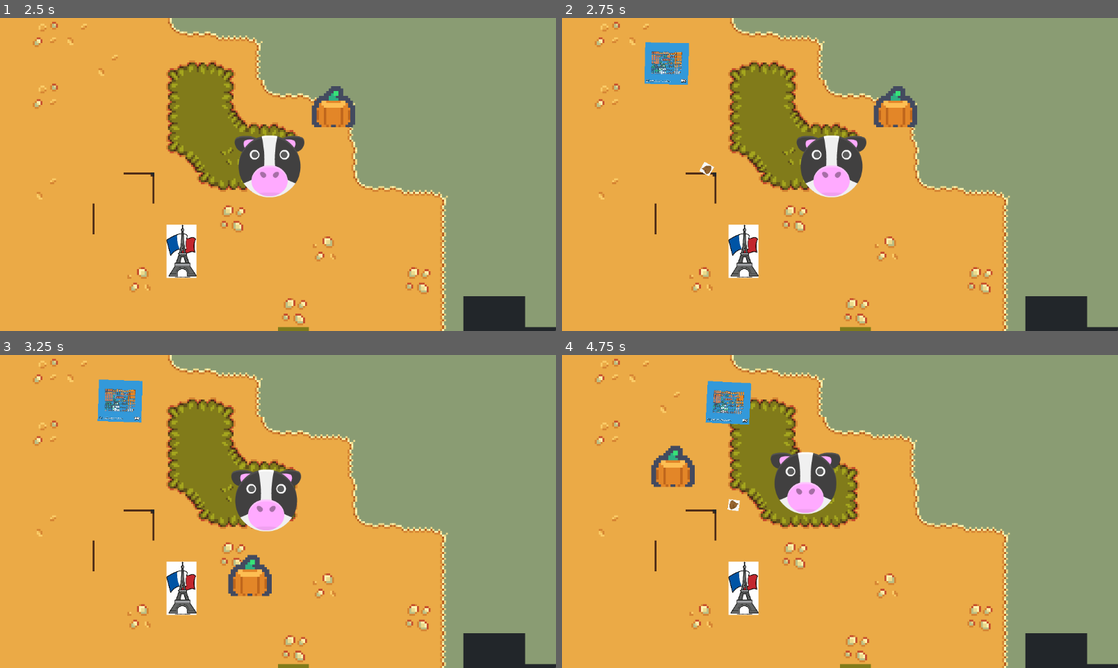
Above: before the commit, frames 1-4 (two rows, left to right).
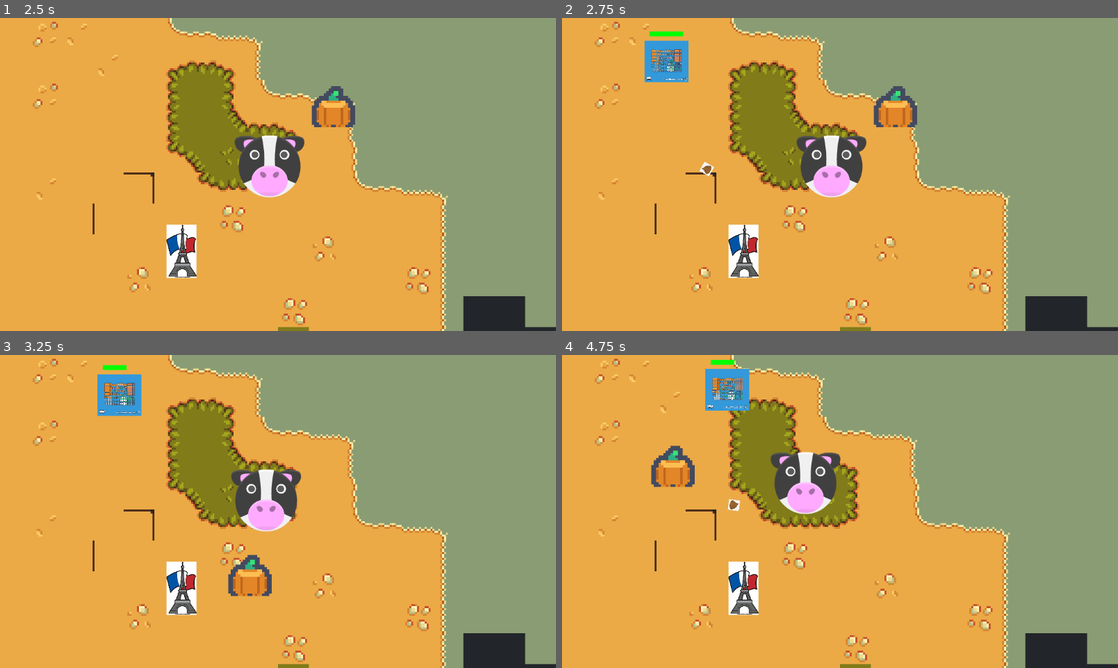
Above: after the commit, the same moments.

Repository: goessm/magic-poop
Game: Godot game, scene res://poop_game.tscn
Two runs of this game, one before a commit and one after it. Both use one fixed random seed, a clock stepped at 60 frames per second and the inputs below.
Inputs (mouse positions are in pixels of both pictures, inside the frame that each line leads up to):
- Up to frame 1 (2.5 s): tap Enter at 0.5 s; move the mouse to (400, 158) at 0.52 s; move the mouse to (166, 190) at 1.27 s; move the mouse to (333, 105) at 2.02 s
- Up to frame 2 (2.75 s): no input
- Up to frame 3 (3.25 s): move the mouse to (250, 574) at 2.77 s
- Up to frame 4 (4.75 s): move the mouse to (1006, 558) at 3.52 s; move the mouse to (673, 464) at 4.27 s

Frame 1 is identical in both runs. In frame 2, 0.7% of the frame differs, in the area x 14-23%, y 4-22%; in frame 3, 0.9%; in frame 4, 1.3%, in the area x 25-34%, y 1-50%.

Commit message:
healthbar

Diff:
--- a/TowerScene/Entities/enemy.gd
+++ b/TowerScene/Entities/enemy.gd
@@ -6,6 +6,7 @@
 @export var health: Health
 @export var path_follow: PathFollow2D
 @export var sprite: Sprite2D
+@export var health_bar: ProgressBar
 
 var _dead = false
 
@@ -19,16 +20,19 @@
 func _process(delta):
 	#position.x += 0.9
 	path_follow.progress += 64.0 * delta
+	var last_pos = position
 	position = path_follow.position
-	rotation = path_follow.rotation
+	sprite.flip_h = position.x >= last_pos.x
+	#rotation = path_follow.rotation
 	pass
 
 func hit(projectile: Projectile, damage: int):
 	health.takeDamage(damage)
 
-func _on_health_changed(obj, health):
-	print("_on_health_changed ", obj, health)
-	if health <= 0:
+func _on_health_changed(obj, val):
+	print("_on_health_changed ", obj, val, ", ", health.max_health)
+	health_bar.set_value_no_signal(100 * val / health.max_health)
+	if val <= 0:
 		_dead = true
 		emit_signal("died", self)
 		queue_free()
--- a/TowerScene/Entities/enemy.tscn
+++ b/TowerScene/Entities/enemy.tscn
@@ -9,15 +9,24 @@
 
 [sub_resource type="Curve2D" id="Curve2D_c3lhe"]
 _data = {
-"points": PackedVector2Array(0, 0, 0, 0, 202, 94, -86.8121, -5.94603, 86.8121, 5.94603, 392, 102, -58.2711, -13.0813, 58.2711, 13.0813, 549, 121, -35.6762, -51.1359, 35.6762, 51.1359, 663, 193, 11.8921, -39.2438, -11.8921, 39.2438, 669, 347, 23.7841, -29.7302, -23.7841, 29.7302, 626, 425, 57.0819, -1.18921, -57.0819, 1.18921, 475, 463, 0, 0, 0, 0, 317, 455)
+"points": PackedVector2Array(0, 0, 0, 0, 202, 94, -5.23345, -63.157, 5.23345, 63.157, 392, 102, -2.11956, -44.8652, 2.11956, 44.8652, 255, 183, -0.713921, -51.1359, 0.713921, 51.1359, 445, 233, 1.29747, -43.4817, -1.29747, 43.4817, 336, 335, -0.583549, -51.9789, 0.583549, 51.9789, 626, 425, 57.0819, -1.18921, -57.0819, 1.18921, 475, 463, 0, 0, 0, 0, 317, 455)
 }
 point_count = 8
 
-[node name="Enemy" type="CharacterBody2D" node_paths=PackedStringArray("health", "path_follow", "sprite") groups=["Enemies"]]
+[sub_resource type="Theme" id="Theme_qrm36"]
+
+[sub_resource type="StyleBoxFlat" id="StyleBoxFlat_ho7tm"]
+bg_color = Color(0.6, 0.6, 0.6, 0)
+
+[sub_resource type="StyleBoxFlat" id="StyleBoxFlat_w4bgk"]
+bg_color = Color(0, 1, 0, 1)
+
+[node name="Enemy" type="CharacterBody2D" node_paths=PackedStringArray("health", "path_follow", "sprite", "health_bar") groups=["Enemies"]]
 script = ExtResource("1_3ijvh")
 health = NodePath("Health")
 path_follow = NodePath("Path2D/PathFollow2D")
 sprite = NodePath("Sprite2D")
+health_bar = NodePath("ProgressBar")
 
 [node name="CollisionShape2D" type="CollisionShape2D" parent="."]
 shape = SubResource("CircleShape2D_xydy7")
@@ -37,3 +46,14 @@
 position = Vector2(202, 94)
 rotation = 0.0420804
 loop = false
+
+[node name="ProgressBar" type="ProgressBar" parent="."]
+offset_left = -35.0
+offset_top = -62.0
+offset_right = 35.0
+offset_bottom = -52.0
+theme = SubResource("Theme_qrm36")
+theme_override_styles/background = SubResource("StyleBoxFlat_ho7tm")
+theme_override_styles/fill = SubResource("StyleBoxFlat_w4bgk")
+value = 100.0
+show_percentage = false
--- a/TowerScene/Entities/projectile.gd
+++ b/TowerScene/Entities/projectile.gd
@@ -5,7 +5,7 @@
 @export var speed: float
 @export var collision_shape: CollisionShape2D
 var lived_seconds: float = 0.0
-var damage = 50
+var damage = 30
 
 # Called when the node enters the scene tree for the first time.
 func _ready():
Not shown: 1 places in FarmScene/farm_scene.tscn that only renumber resources
Not shown: 1 places in TowerScene/Entities/enemy.tscn that only renumber resources
